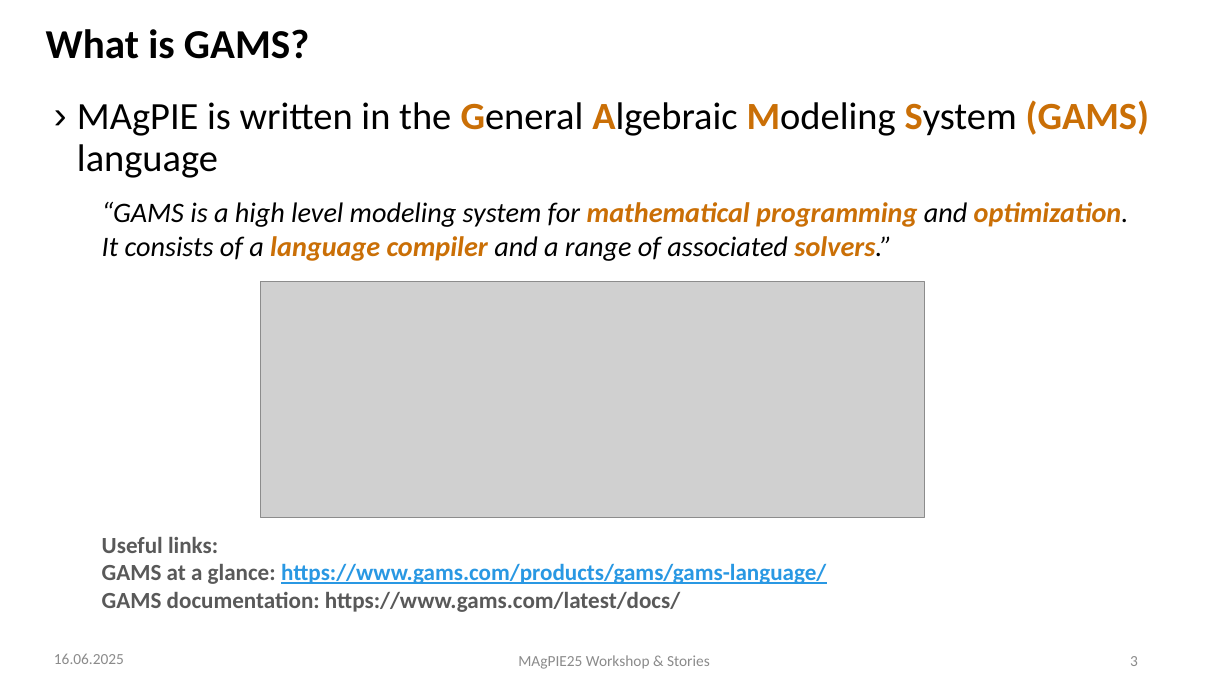
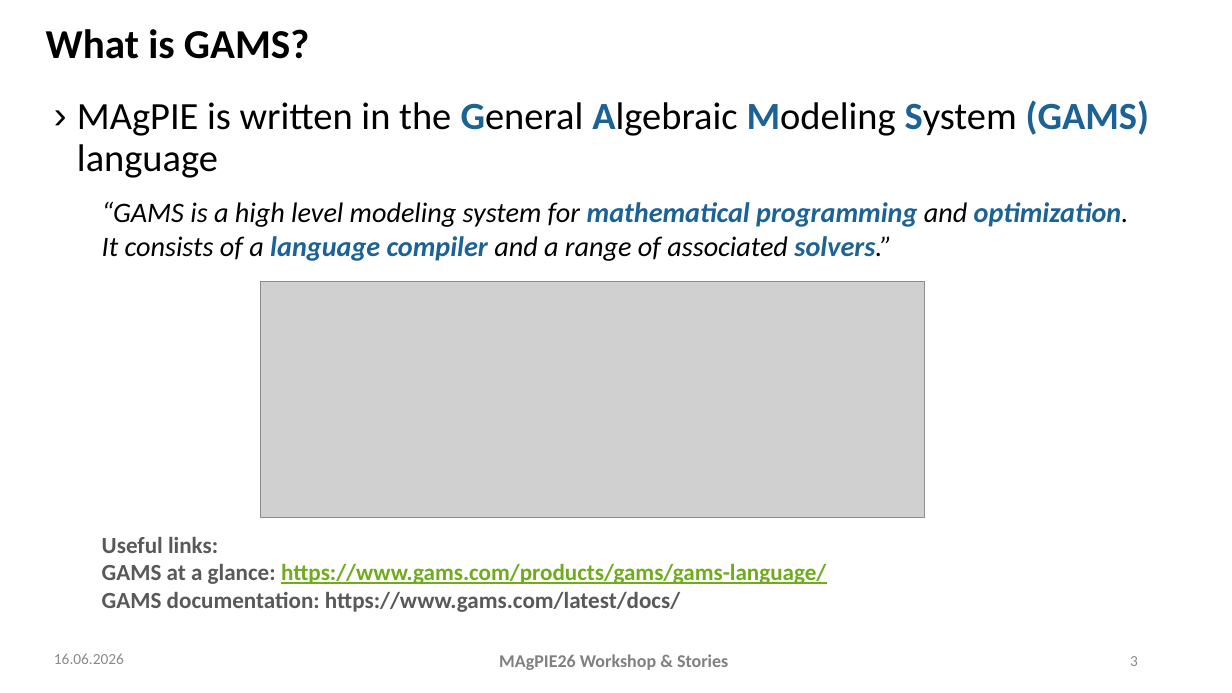
Before and after one commit to magpiemodel/magpiemodel.github.io, a slide deck: slide 3 of assets/slides/GAMS code, modules & realizations.pptx. Drawn at 1232x693 pixels with LibreOffice and Linux fonts; fonts in the diff are those of the drawing; grey boxes stand for pictures; background and template pictures are left out. Boxes give left, top, right and bottom in pixels: in the first picture for what was removed or moved away, otherwise in the second. Text is boxed around its words. In the diff, an @@ line names an element or a change of style, - is before the commit and + after.

```diff
--- a/assets/slides/GAMS code, modules & realizations.pptx
+++ b/assets/slides/GAMS code, modules & realizations.pptx
@@ text "MAgPIE is written in the ..." at (x1=77, y1=100, x2=1150, y2=178): text colour #CA6F06 to #1D6294 in "General Algebraic Modeling System (GAMS)" @@
@@ text "“GAMS is a high level ..." at (x1=102, y1=202, x2=1129, y2=261): text colour #CA6F06 to #1D6294 in "mathematical programming optimization. language compiler sol ..." @@
@@ text at (x1=102, y1=563, x2=826, y2=584): text colour #2998E3 to #6EAC1C in "https://www.gams.com/products/gams/gams-language/" @@
@@ text at (x1=54, y1=653, x2=124, y2=664): text changed @@
-16.06.2025
+16.06.2026
@@ text at (x1=499, y1=654, x2=728, y2=670): text changed; size 12 to 14 pt; text colour #8C8C8C to #808080; bold on @@
-MAgPIE25 Workshop & Stories
+MAgPIE26 Workshop & Stories
```
Also in this commit, not shown: 11 other slides changed, 1 slide added.
